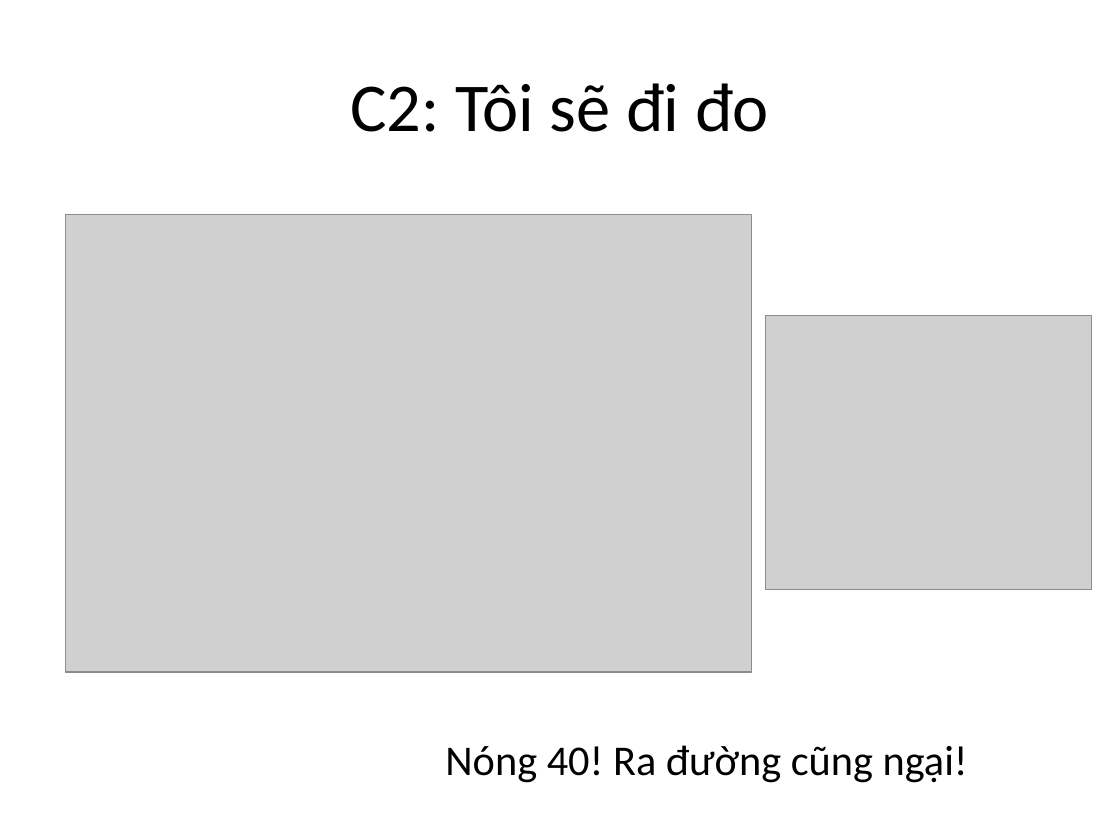
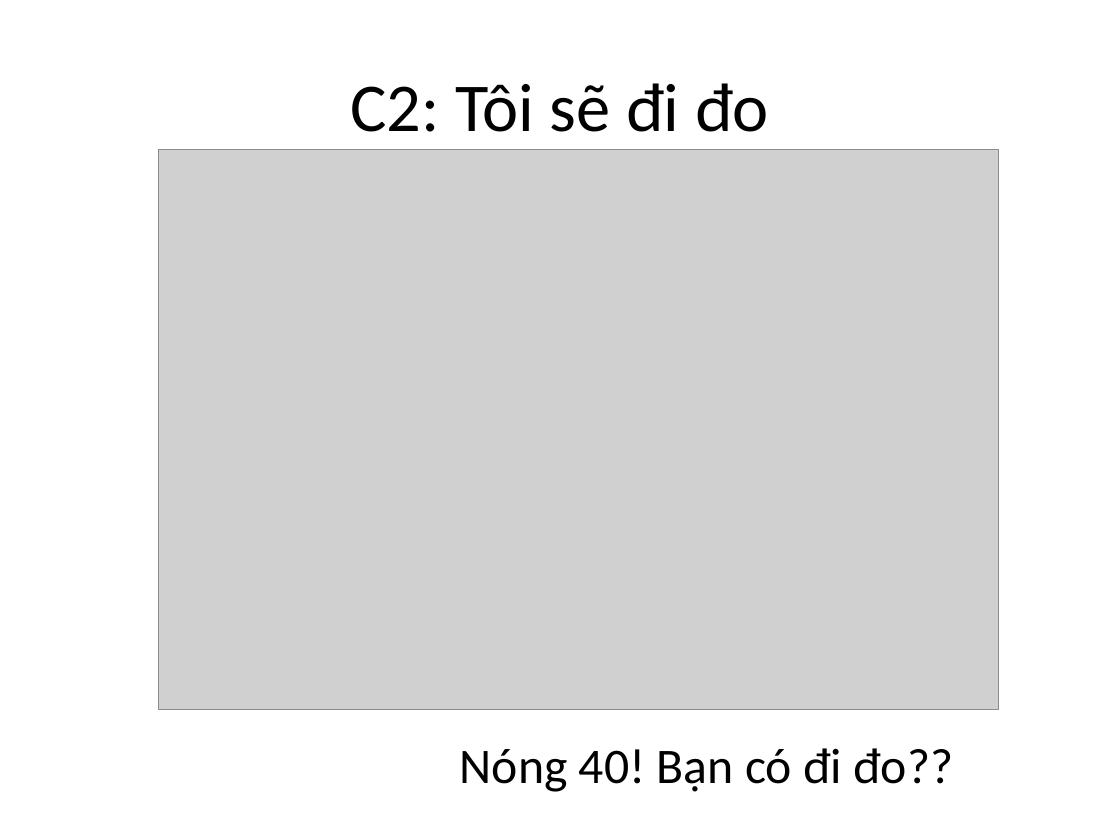
Before and after one commit to phithanh97cs/T3H, a slide deck: slide 7 of Other/Free/Làm web thật đơn giản với Web Service và Spring.pptx (slide 5 before the commit). Drawn at 1120x840 pixels with LibreOffice and Linux fonts; fonts in the diff are those of the drawing; grey boxes stand for pictures. Boxes give left, top, right and bottom in pixels: in the first picture for what was removed or moved away, otherwise in the second. Text is boxed around its words. In the diff, an @@ line names an element or a change of style, - is before the commit and + after.

```diff
--- a/Other/Free/Làm web thật đơn giản với Web Service và Spring.pptx
+++ b/Other/Free/Làm web thật đơn giản với Web Service và Spring.pptx
@@ picture: place and size @@
-picture at bbox=[65, 215, 750, 672]
+picture at bbox=[159, 149, 999, 709]
@@ picture removed at bbox=[765, 316, 1092, 590] @@
@@ text at bbox=[460, 748, 953, 792]: text changed; size 27.2 to 32 pt @@
-Nóng 40! Ra đường cũng ngại!
+Nóng 40! Bạn có đi đo??
```
Also in this commit, not shown: 6 other slides changed, 14 slides added, 3 slides removed, 2 other files.
